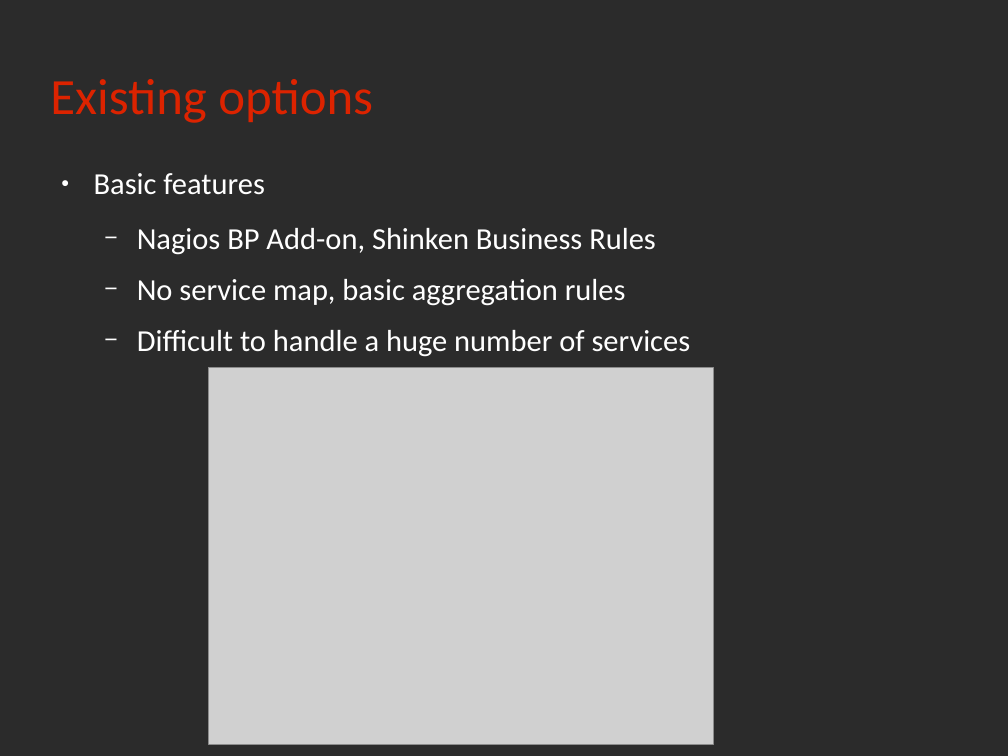
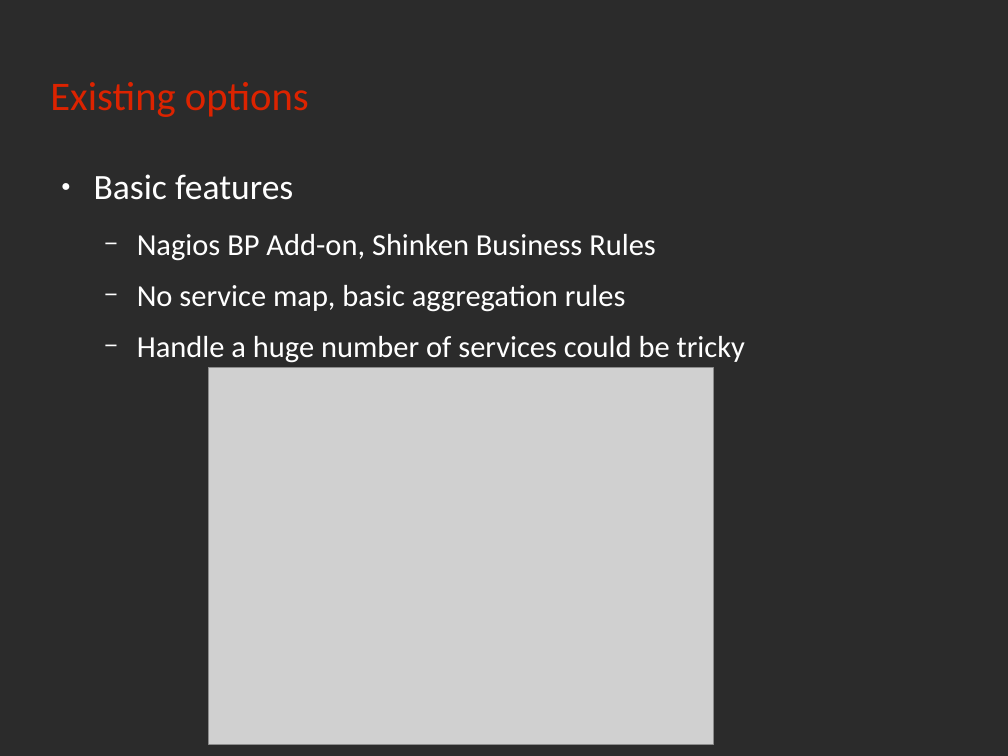
Before and after one commit to rchakode/realopinsight, a slide deck: slide 20 of doc/talks/nwc-2013.odp. Drawn at 1008x756 pixels with LibreOffice and Linux fonts; fonts in the diff are those of the drawing; grey boxes stand for pictures; background and template pictures are left out; a plain dark background stands for a picture behind light text. Boxes give left, top, right and bottom in pixels: in the first picture for what was removed or moved away, otherwise in the second. Text is boxed around its words. In the diff, an @@ line names an element or a change of style, - is before the commit and + after.

```diff
--- a/doc/talks/nwc-2013.odp
+++ b/doc/talks/nwc-2013.odp
@@ title "Existing options" at [50,82,309,117]: size 40 to 32 pt @@
@@ text at [94,174,293,200]: size 24 to 28 pt in "Basic features" @@
@@ text at [137,336,745,363]: text changed @@
-  − Difficult to handle a huge number of services
+  − Handle a huge number of services could be tricky
```
Also in this commit, not shown: 27 other slides changed, 5 slides added, 3 slides removed, 1 other file.
